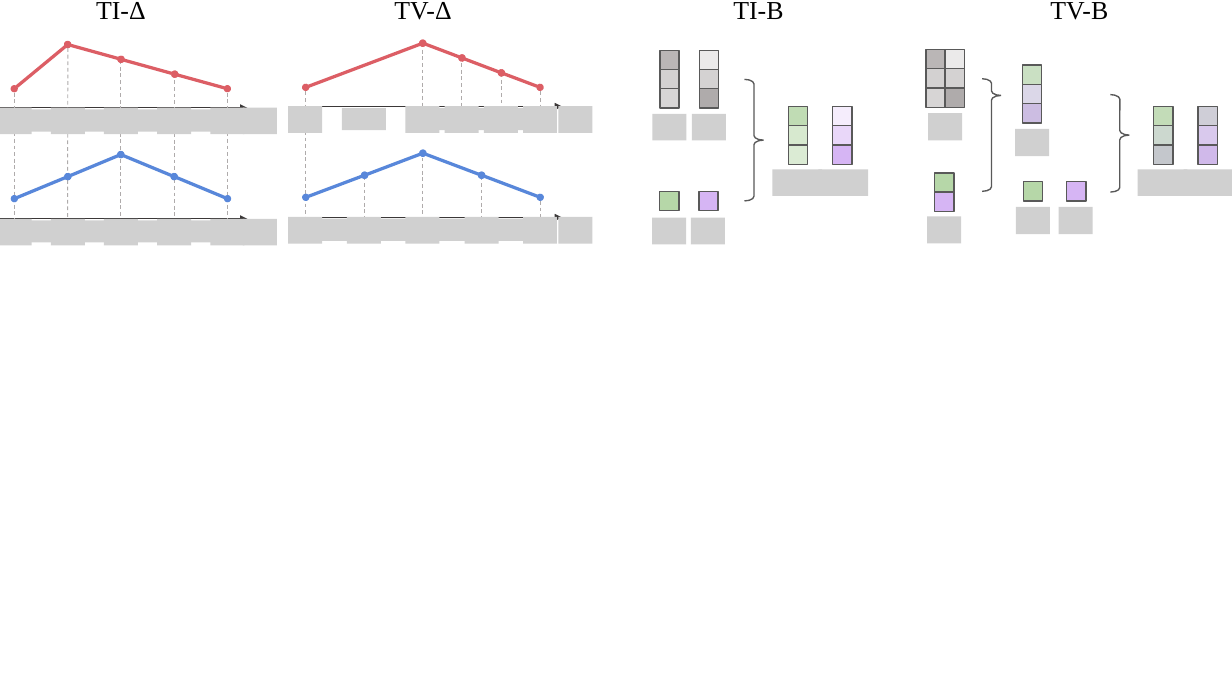
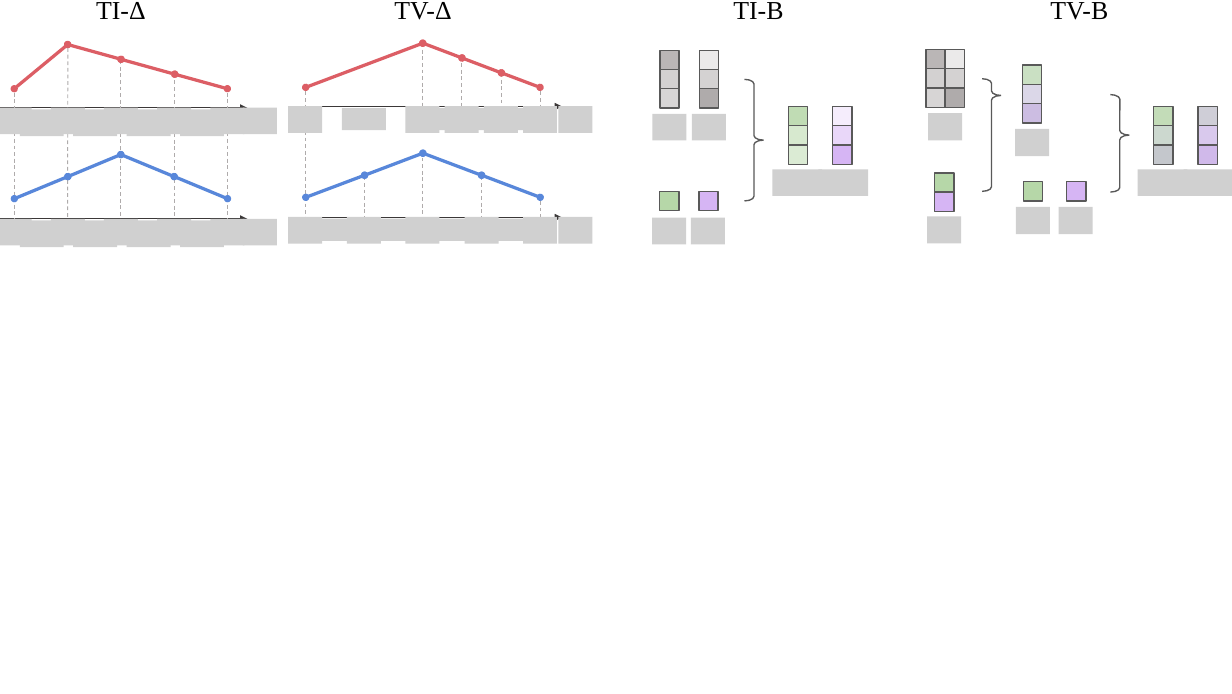
Before and after one commit to yoom618/MambaSL, a slide deck: slide 3 of figures_n_tables/figures/MambaSL-all_figures.pptx. Drawn at 1232x694 pixels with LibreOffice and Linux fonts; fonts in the diff are those of the drawing; grey boxes stand for pictures. Boxes give left, top, right and bottom in pixels: in the first picture for what was removed or moved away, otherwise in the second. Text is boxed around its words. In the diff, an @@ line names an element or a change of style, - is before the commit and + after.

```diff
--- a/figures_n_tables/figures/MambaSL-all_figures.pptx
+++ b/figures_n_tables/figures/MambaSL-all_figures.pptx
@@ picture: place and size @@
-picture at box(20, 109, 64, 132)
+picture at box(20, 109, 64, 136)
@@ picture: place and size @@
-picture at box(73, 109, 117, 132)
+picture at box(73, 109, 117, 136)
@@ picture: place and size @@
-picture at box(126, 109, 170, 132)
+picture at box(126, 109, 170, 136)
@@ picture: place and size @@
-picture at box(179, 109, 223, 132)
+picture at box(179, 109, 223, 136)
@@ picture: place and size @@
-picture at box(20, 221, 64, 243)
+picture at box(20, 221, 64, 247)
@@ picture: place and size @@
-picture at box(73, 221, 117, 243)
+picture at box(73, 221, 117, 247)
@@ picture: place and size @@
-picture at box(126, 221, 170, 243)
+picture at box(126, 221, 170, 247)
@@ picture: place and size @@
-picture at box(179, 221, 223, 243)
+picture at box(179, 221, 223, 247)
```
Also in this commit, not shown: 1 other slide changed, 16 other files.
